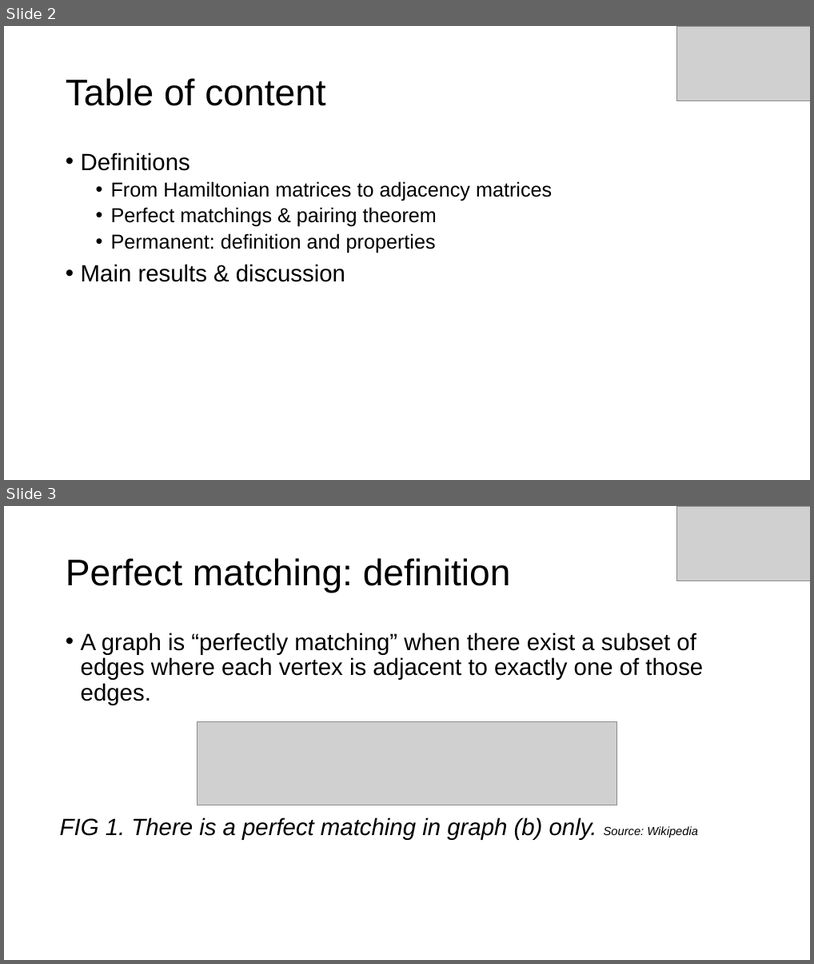
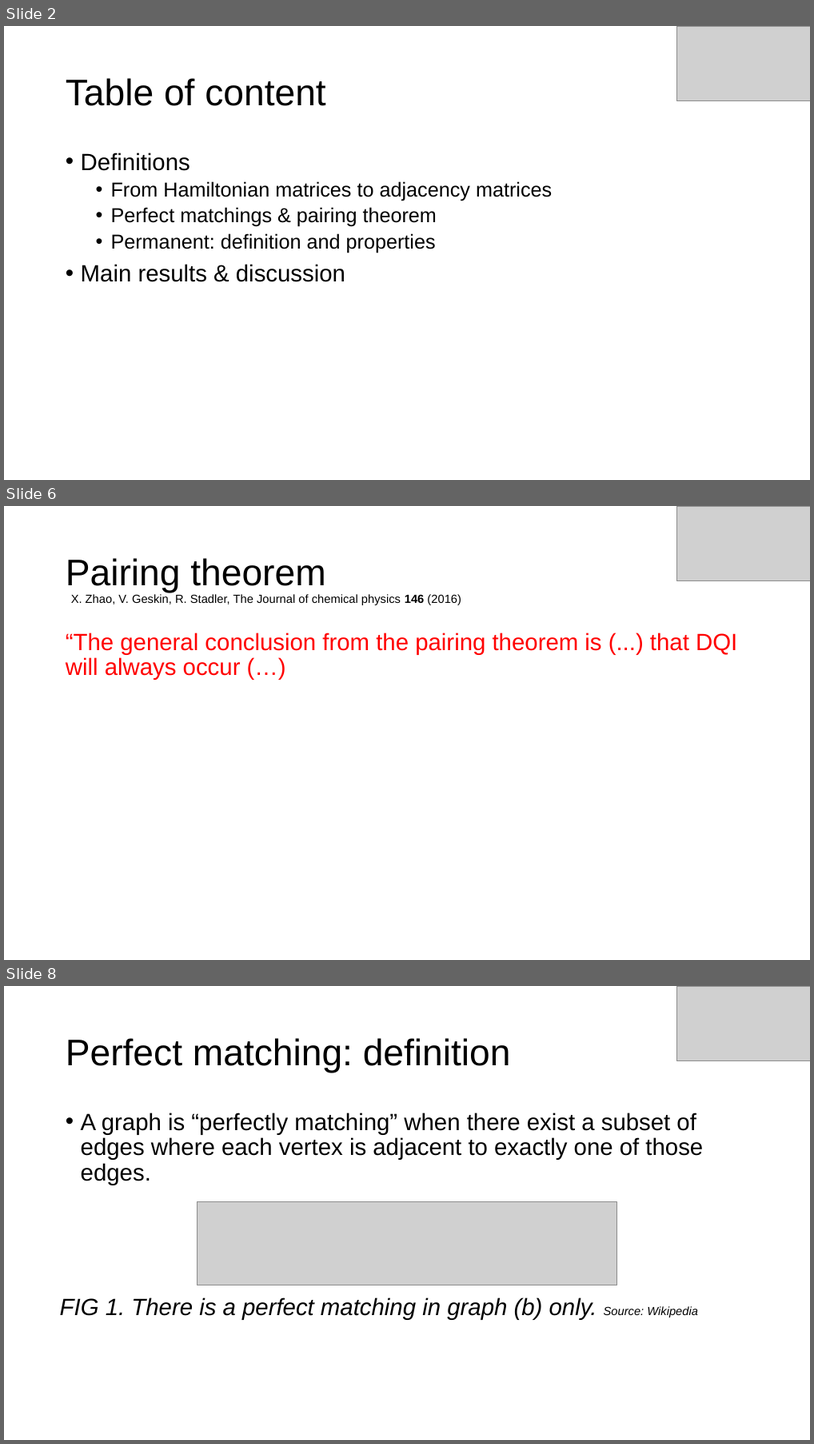
Before and after one commit to SoleilVermeil/grawiti, a slide deck: Presentation1.pptx. Shown one above the other, each under a label of ours: slides 2 and 3 before the commit, slides 2, 6 and 8 after it; the slides between them are not shown. The pictures are 814x964 and 814x1444 pixels, drawn with LibreOffice and Linux fonts; fonts in the diff are those of the drawing; grey boxes stand for pictures. Boxes give left, top, right and bottom in pixels: in the first picture for what was removed or moved away, otherwise in the second. Text is boxed around its words. In the diff, an @@ line names an element or a change of style, - is before the commit and + after.

```diff
--- a/Presentation1.pptx
+++ b/Presentation1.pptx
@@ slide 6 added at box(4, 506, 810, 960), background #FFFFFF @@
@@ picture added at box(677, 506, 810, 581) @@
@@ title added at box(66, 558, 326, 593), 44 pt, text #000000 @@
+Pairing theorem
@@ text added at box(71, 594, 462, 605), 14 pt, text #000000 @@
+X. Zhao, V. Geskin, R. Stadler, The Journal of chemical physics 146 (2016)
@@ text added at box(66, 632, 738, 680), 28 pt, text #FF0000 @@
+“The general conclusion from the pairing theorem is (...) that DQI will always occur (…)
@@ what was slide 3 is now slide 8 @@
```
Also in this commit, not shown: 1 slide changed, 5 other slides added, 2 other files.
